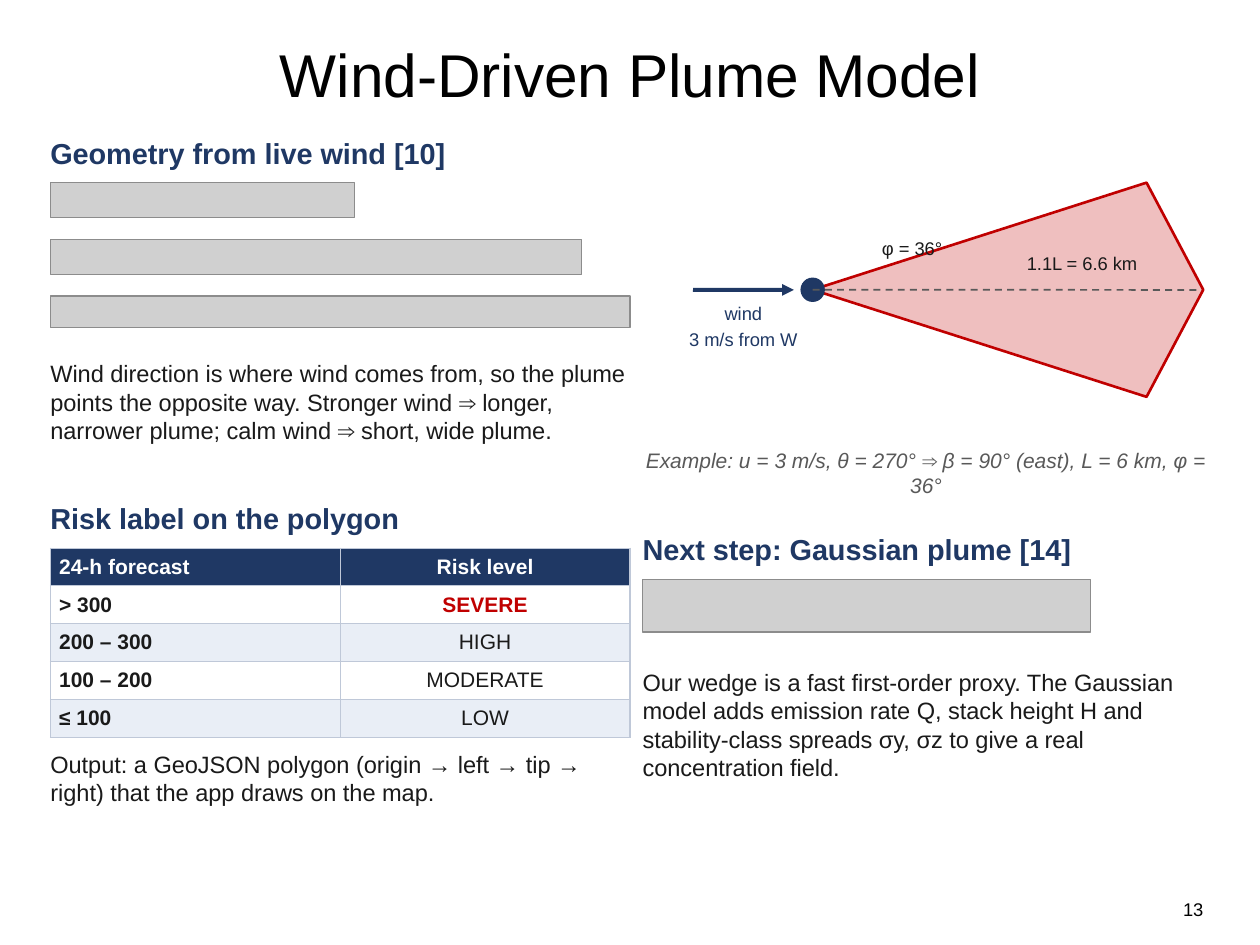
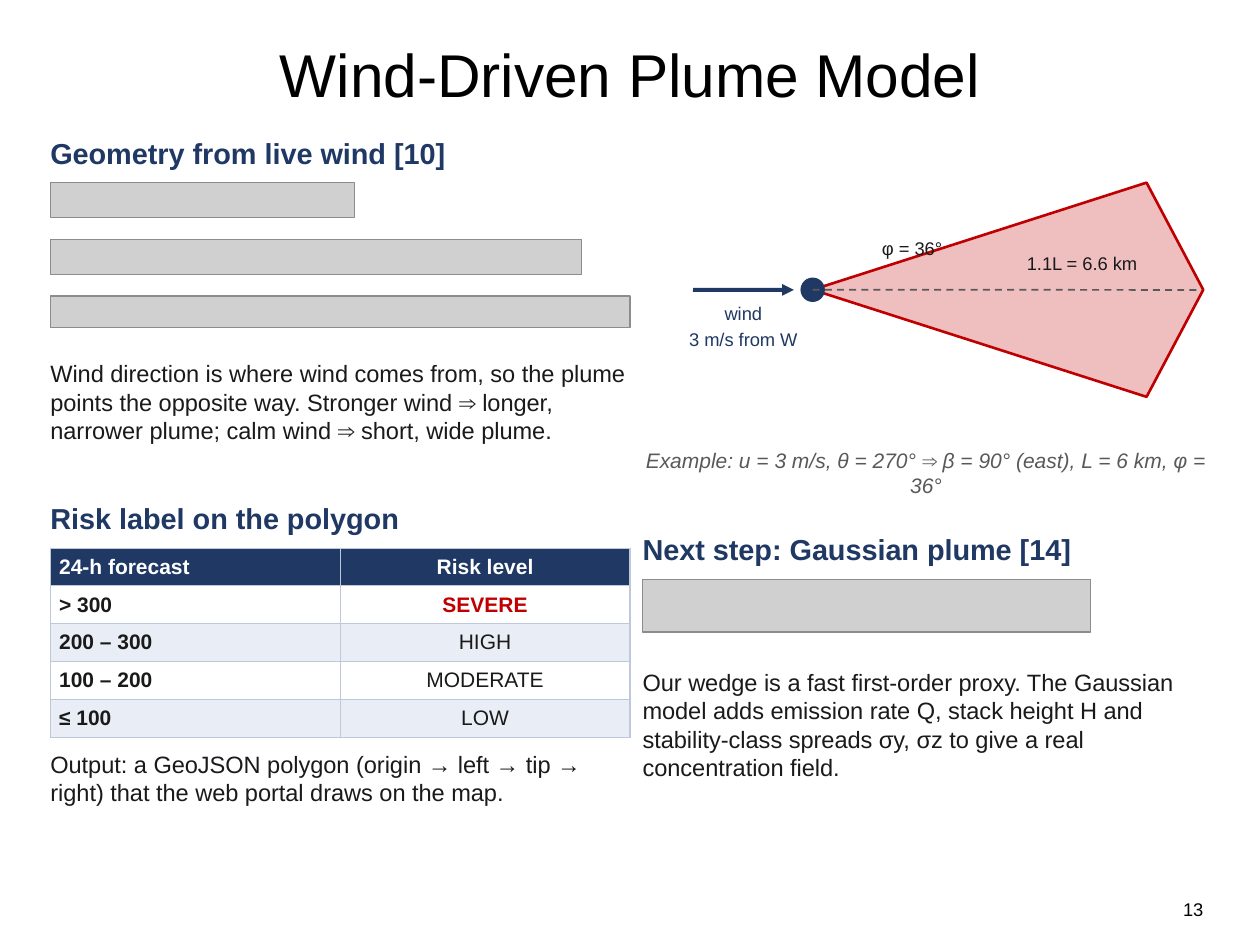
Before and after one commit to CyberKnight-cmd/Urban-Air-Unified, a slide deck: slide 13 of presentation/Urban_Air_Unified_Innovation_Project.pptx. Drawn at 1260x945 pixels with LibreOffice and Linux fonts; fonts in the diff are those of the drawing; grey boxes stand for pictures. Boxes give left, top, right and bottom in pixels: in the first picture for what was removed or moved away, otherwise in the second. Text is boxed around its words. In the diff, an @@ line names an element or a change of style, - is before the commit and + after.

```diff
--- a/presentation/Urban_Air_Unified_Innovation_Project.pptx
+++ b/presentation/Urban_Air_Unified_Innovation_Project.pptx
@@ text at box(50, 756, 551, 806): text changed @@
-Output: a GeoJSON polygon (origin → left → tip → right) that the app draws on the map.
+Output: a GeoJSON polygon (origin → left → tip → right) that the web portal draws on the map.
```
Also in this commit, not shown: 8 other slides changed.
